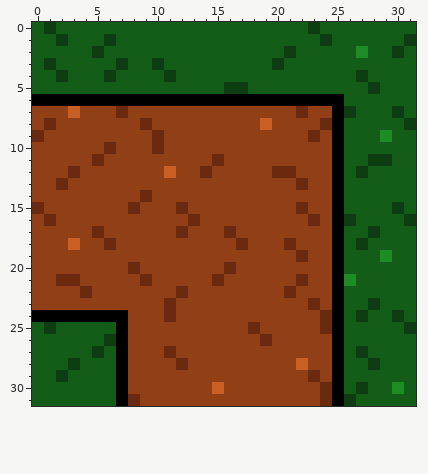
File history of a pixel-art sprite, Assets/Sprites/Path/PathL.png. Above is the file before it was changed.
The file is 32x32 pixels.
After the commit:
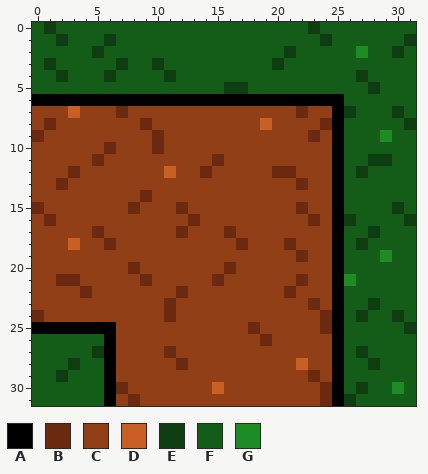
Palette (. is transparent): A #000000  B #6b290f  C #913f17  D #c95f23  E #0d3d10  F #145d18  G #1e8c24
What changed:
The edit turns colour E into colour A in row 25 at x 1; in row 26 at x 6.
The edit turns colour F into colour A in row 25 at x 0 and 2 to 6; in rows 27 to 31 at x 6.
The edit turns colour A into colour B in row 24 at x 0; in row 30 at x 7.
The edit turns colour A into colour C in row 24 at x 1 to 7; in rows 25 to 29 at x 7; in row 31 at x 7.
Where, in picture pixels (left, top, right, bottom), the same in both pictures:
changed: (32, 310, 128, 406)
